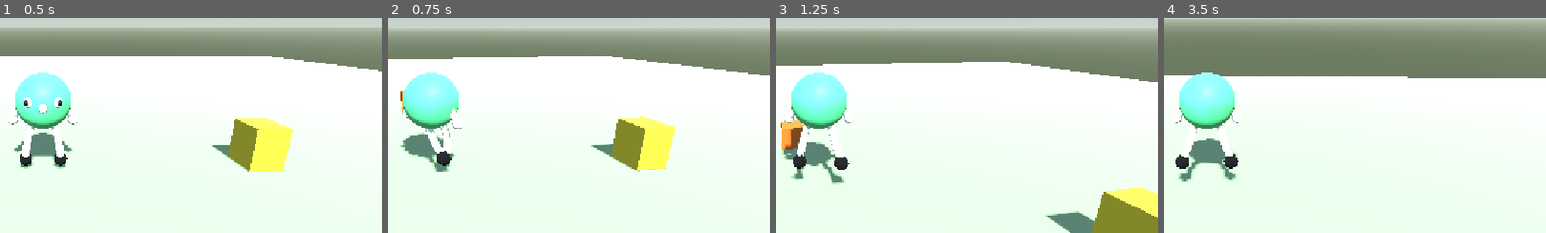
Above: before the commit, frames 1-4 (left to right).
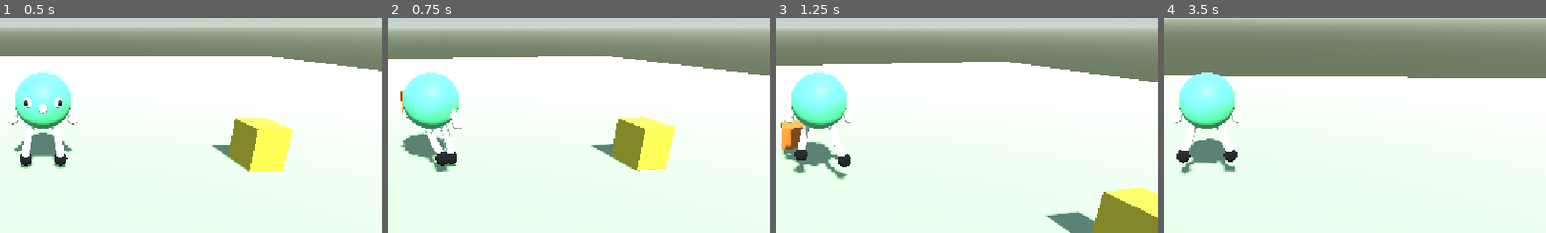
Above: after the commit, the same moments.

Repository: ar-bh/slingshot-boy
Game: Godot game, scene res://player/game.tscn
Same seed, same stepped clock (60 frames per second), same inputs: the game is played once before the commit and once after it.
Inputs (mouse positions are % of the whole screen's width and height, from its top left):
- Up to frame 1 (0.5 s): no input
- Up to frame 2 (0.75 s): tap Enter at 0.5 s; move the mouse to (55, 50) at 0.52 s; hold W (move_forward) from 0.53 s (still down); tap Alt at 0.6 s
- Up to frame 3 (1.25 s): keep holding W (move_forward); tap Space (jump) at 0.77 s
- Up to frame 4 (3.5 s): keep holding W (move_forward); move the mouse to (45, 50) at 1.27 s; tap Shift at 1.35, 2.85 s; tap Space (jump) at 1.52, 3.02 s; move the mouse to (52, 48) at 2.02 s; tap Alt at 2.1 s; move the mouse to (49, 52) at 2.77 s
The pictures show only the part of the screen within x 44-94%, y 30-80%; the shares and areas given below are measured in that part.

Frame 1 is identical in both runs. In frame 2, 0.3% of the frame differs, in the area x 9-18%, y 48-70%; in frame 3, 1.0%; in frame 4, 1.1%, in the area x 3-20%, y 49-77%.

Commit message:
constant forward movement

Diff:
--- a/player/legs.gd
+++ b/player/legs.gd
@@ -9,6 +9,7 @@
 @export var distance_threshold := 0.55
 @export var step_time := 0.12
 @export var step_height := 0.45
+@export var constant_forward := 0.7
 @export var foot_spring := 10.0
 @export var foot_damping := 1
 @export var foot_gravity := 0
@@ -36,11 +37,16 @@
 @onready var right_foot_target: Marker3D = %RightFootTarget
 var left_constant_pos: Vector3
 var right_constant_pos: Vector3
+var _left_constant_rest := Vector3.ZERO
+var _right_constant_rest := Vector3.ZERO
+var _constant_lead := 0.0
 
 var _left_shoe_pos := Vector3(0.07975447, 0.22957239, 0.04510027)
 var _right_shoe_pos := Vector3(-0.0655607, 0.22957239, 0.04510027)
 
 func _ready() -> void:
+	_left_constant_rest = left_constant.position
+	_right_constant_rest = right_constant.position
 	if not skeleton.skeleton_updated.is_connected(_on_skeleton_updated):
 		skeleton.skeleton_updated.connect(_on_skeleton_updated)
 
@@ -54,6 +60,7 @@
 	if Engine.is_editor_hint():
 		return
 
+	_place_constants(delta)
 	left_constant_pos = left_constant.global_position
 	right_constant_pos = right_constant.global_position
 
@@ -166,6 +173,19 @@
 	, 0.0, 1.0, duration)
 	return tween
 
+func _place_constants(delta: float) -> void:
+	var body := _character()
+	if body == null or not body.is_on_floor():
+		return
+	var target := 0.0
+	if not bool(body.get("stretch_look")):
+		var move := Vector3(body.velocity.x, 0.0, body.velocity.z)
+		if move.length_squared() > 0.25:
+			target = constant_forward
+	_constant_lead = lerpf(_constant_lead, target, 1.0 - exp(-8.0 * delta))
+	left_constant.position = _left_constant_rest + Vector3(0.0, 0.0, _constant_lead)
+	right_constant.position = _right_constant_rest + Vector3(0.0, 0.0, _constant_lead)
+
 func _step_aim(constant: Marker3D) -> Vector3:
 	return constant.global_position + _move_dir() * distance_threshold
 
